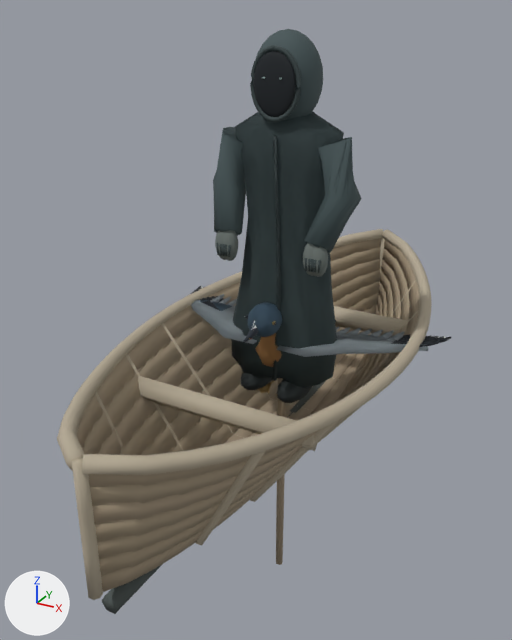
Before and after pictures for a commit that changed the glTF model docs/the-island/assets/island-life.glb.
Rendered twice from a 50 mm camera at (1.51, -3.04, 1.88) aimed at (-0.14, -0.03, 0.38). The axes (+X, +Y, +Z) are drawn at lower left. The lights are the same throughout. The picture after the commit comes second.

Objects in the first picture: 'doryCraft', 'doryOarCraft', 'gull', 'songbird', 'tideFigureCraft', 'watcherCraft' and 2 more.
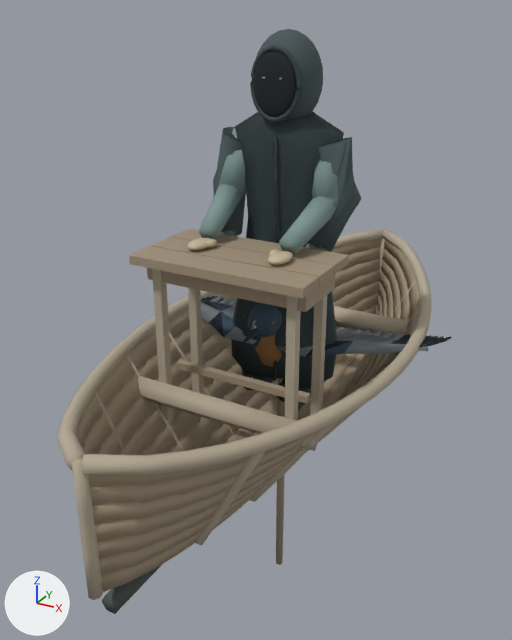
Pixel boxes [x1, y1, x2, y2] of what changed, in the pictures (512 x 640 px):
'keeperBenchCraft', added (brown)
    after: [129, 229, 349, 423]
'keeperCraft', added
    after: [187, 128, 338, 383]

What the commit changed:
Mesh me_keepercraft is new.
It has 1027 vertices, 1956 faces and spans x -0.32..0.32, y -0.53..0.14, z 0.0..1.68.
It uses material mat_coastal_life_vertex_palette.
Mesh me_keeperbenchcraft is new.
It has 72 vertices, 108 faces and spans x -0.425..0.425, y -0.687..-0.213, z 0.0..0.88.
It uses material mat_coastal_life_vertex_palette.
Object 'keeperCraft' (ob_keepercraft) is new; it shows me_keepercraft.
Its location is (0.0, 0.0, 0.0).
Object 'keeperBenchCraft' (ob_keeperbenchcraft) is new; it shows me_keeperbenchcraft.
Its location is (0.0, 0.0, 0.0).
